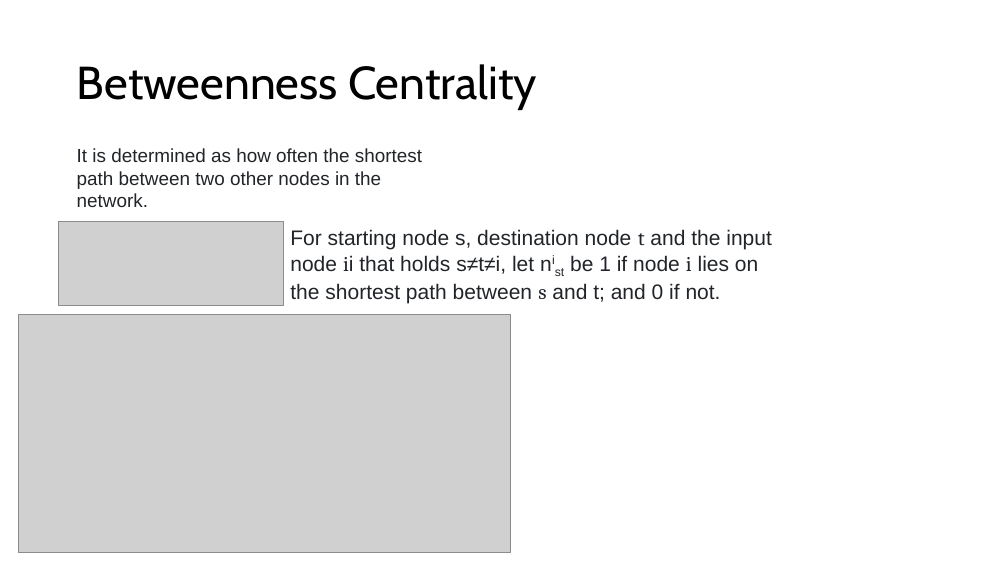
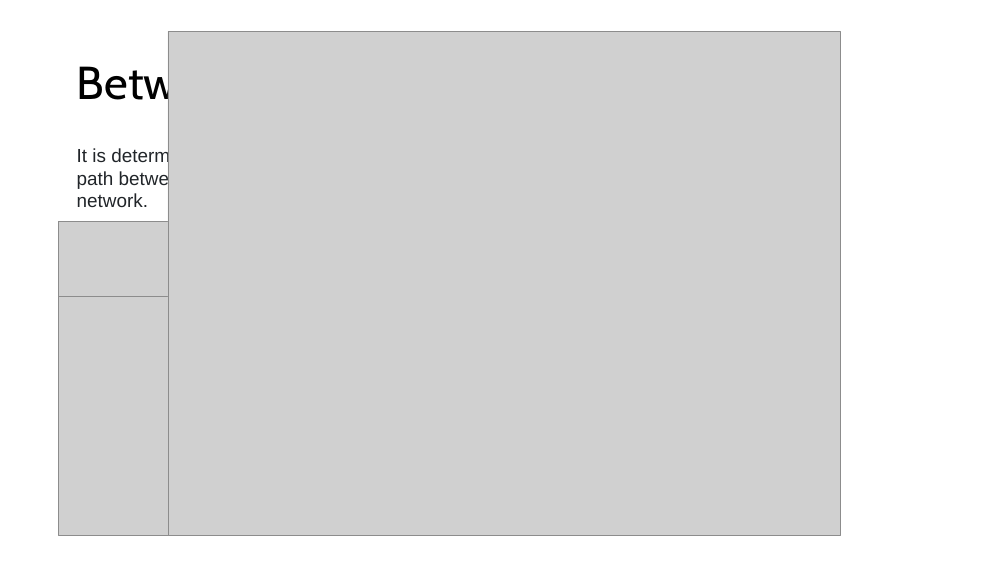
Before and after one commit to GillianZili/Graph-project, a slide deck: slide 12 of math.pptx. Drawn at 1008x567 pixels with LibreOffice and Linux fonts; fonts in the diff are those of the drawing; grey boxes stand for pictures. Boxes give left, top, right and bottom in pixels: in the first picture for what was removed or moved away, otherwise in the second. Text is boxed around its words. In the diff, an @@ line names an element or a change of style, - is before the commit and + after.

```diff
--- a/math.pptx
+++ b/math.pptx
@@ picture added at (x1=168, y1=32, x2=840, y2=536) @@
@@ text removed at (x1=290, y1=229, x2=772, y2=304) @@
-For starting node s, destination node t and the input node ii that holds s≠t≠i, let nist be 1 if node i lies on the shortest path between s and t; and 0 if not.
@@ picture moved from (x1=19, y1=315, x2=510, y2=553) to (x1=58, y1=296, x2=550, y2=535) @@
```
Also in this commit, not shown: 3 other slides changed, 1 slide added, 1 slide removed, 13 other files.
